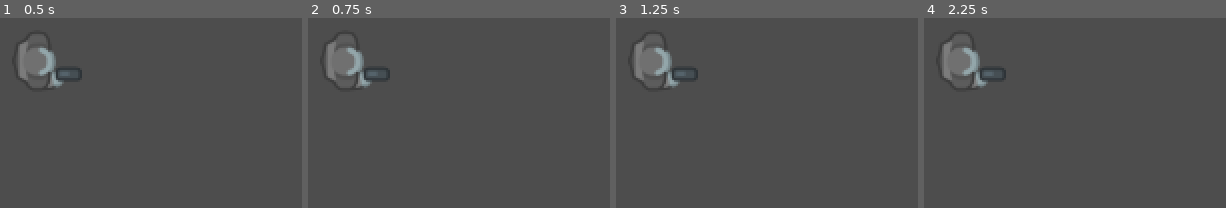
Above: before the commit, frames 1-4 (left to right).
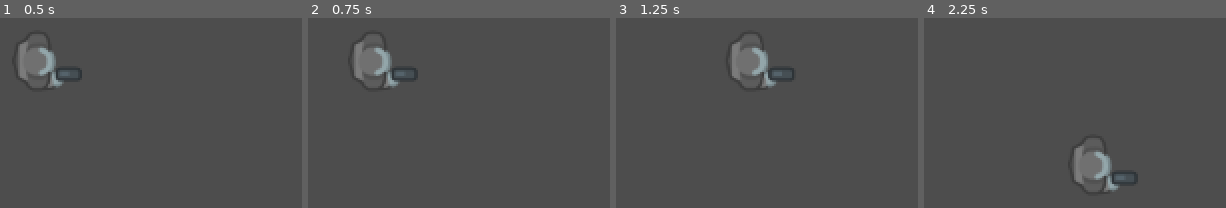
Above: after the commit, the same moments.

Repository: ironmonkeyking85/Kraken-s-Treasure
Game: Godot game, scene res://Scenes/Main.tscn
Same seed, same stepped clock (60 frames per second), same inputs: the game is played once before the commit and once after it.
Inputs:
- Up to frame 1 (0.5 s): no input
- Up to frame 2 (0.75 s): tap Enter at 0.5 s; hold D (Right) from 0.53 s (still down)
- Up to frame 3 (1.25 s): keep holding D (Right)
- Up to frame 4 (2.25 s): release D (Right) at 1.28 s; hold S (Down) 1.28-2.03 s; hold D (Right) from 2.03 s (still down)

Frame 1 is identical in both runs. In frame 2, 3.7% of the frame differs, in the area x 6-37%, y 12-37%; in frame 3, 4.2%; in frame 4, 4.3%, in the area x 6-71%, y 12-92%.

Commit message:
working player controls

Diff:
--- a/Scenes/player.tscn
+++ b/Scenes/player.tscn
@@ -1,7 +1,11 @@
-[gd_scene load_steps=4 format=3 uid="uid://ch4y04wsoqxds"]
+[gd_scene load_steps=8 format=3 uid="uid://ch4y04wsoqxds"]
 
 [ext_resource type="Script" path="res://Scripts/player.gd" id="1_00ytg"]
 [ext_resource type="Texture2D" uid="uid://qxhiqsvwncx0" path="res://Assets/Player/spaceAstronauts_015.png" id="2_3h8k4"]
+[ext_resource type="Script" path="res://Scripts/State Mechine/Moving.gd" id="3_kogu3"]
+[ext_resource type="Script" path="res://Scripts/State Mechine/Shooting.gd" id="4_y5h1f"]
+[ext_resource type="Script" path="res://Scripts/State Mechine/Damaged.gd" id="5_stp80"]
+[ext_resource type="Script" path="res://Scripts/State Mechine/Distoryed.gd" id="6_6s5s5"]
 
 [sub_resource type="CapsuleShape2D" id="CapsuleShape2D_26x2p"]
 
@@ -21,9 +25,13 @@
 [node name="StateMechine" type="Node" parent="."]
 
 [node name="Moving" type="Node" parent="StateMechine"]
+script = ExtResource("3_kogu3")
 
 [node name="Shooting" type="Node" parent="StateMechine"]
+script = ExtResource("4_y5h1f")
 
 [node name="Damaged" type="Node" parent="StateMechine"]
+script = ExtResource("5_stp80")
 
 [node name="Distoryed" type="Node" parent="StateMechine"]
+script = ExtResource("6_6s5s5")
--- /dev/null
+++ b/Scripts/State Mechine/Damaged.gd
@@ -0,0 +1,11 @@
+extends Node
+
+
+# Called when the node enters the scene tree for the first time.
+func _ready():
+	pass # Replace with function body.
+
+
+# Called every frame. 'delta' is the elapsed time since the previous frame.
+func _process(delta):
+	pass
--- /dev/null
+++ b/Scripts/State Mechine/Distoryed.gd
@@ -0,0 +1,11 @@
+extends Node
+
+
+# Called when the node enters the scene tree for the first time.
+func _ready():
+	pass # Replace with function body.
+
+
+# Called every frame. 'delta' is the elapsed time since the previous frame.
+func _process(delta):
+	pass
--- /dev/null
+++ b/Scripts/State Mechine/Moving.gd
@@ -0,0 +1,11 @@
+extends Node
+
+
+# Called when the node enters the scene tree for the first time.
+func _ready():
+	pass # Replace with function body.
+
+
+# Called every frame. 'delta' is the elapsed time since the previous frame.
+func _process(delta):
+	pass
--- /dev/null
+++ b/Scripts/State Mechine/Shooting.gd
@@ -0,0 +1,11 @@
+extends Node
+
+
+# Called when the node enters the scene tree for the first time.
+func _ready():
+	pass # Replace with function body.
+
+
+# Called every frame. 'delta' is the elapsed time since the previous frame.
+func _process(delta):
+	pass
--- a/Scripts/player.gd
+++ b/Scripts/player.gd
@@ -1,7 +1,7 @@
 class_name Player
 extends CharacterBody2D
 
-var speed: float = 100.0
+
 var buoyancy: float = 100.0
 var gravity: float = 100.0
 var pressure: float = 100.0
@@ -12,7 +12,21 @@
 
 
 
-func _physics_process(delta: float) -> void:
+func _physics_process(delta):
+	velocity.x = 0
+	velocity.y = 0
 
+	if Input.is_action_pressed("Right"):
+		velocity.x += 1
 
+	if Input.is_action_pressed("Left"):
+		velocity.x -= 1
+
+	if Input.is_action_pressed("Up"):
+		velocity.y -= 1
+
+	if Input.is_action_pressed("Down"):
+		velocity.y += 1
+
+	velocity *= propulsion
 	move_and_slide()
--- a/project.godot
+++ b/project.godot
@@ -12,7 +12,7 @@
 
 config/name="Kraken's Treasure"
 run/main_scene="res://Scenes/Main.tscn"
-config/features=PackedStringArray("4.0", "GL Compatibility")
+config/features=PackedStringArray("4.1", "GL Compatibility")
 config/icon="res://icon.svg"
 
 [input]
@@ -44,7 +44,7 @@
 Shoot={
 "deadzone": 0.5,
 "events": [Object(InputEventKey,"resource_local_to_scene":false,"resource_name":"","device":-1,"window_id":0,"alt_pressed":false,"shift_pressed":false,"ctrl_pressed":false,"meta_pressed":false,"pressed":false,"keycode":0,"physical_keycode":32,"key_label":0,"unicode":32,"echo":false,"script":null)
-, Object(InputEventMouseButton,"resource_local_to_scene":fal …(196 unchanged characters)… r2(0, 0),"factor":1.0,"button_index":1,"pressed":false,"double_click":false,"script":null)
+, Object(InputEventMouseButton,"resource_local_to_scene":fal …(196 unchanged characters)… r2(0, 0),"factor":1.0,"button_index":1,"canceled":false,"pressed":false,"double_click":false,"script":null)
 ]
 }
 
